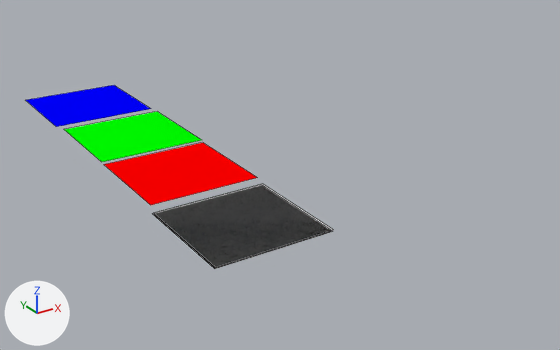
A saved change to the Blender file CircleStim/blackwhite.blend.
The view is the same before and after, from a camera (50 mm lens) standing at (-12.94, -18.89, 7.43) and looking at (-2.19, -2.43, -1.13). Lighting does not change. The marker at lower left points along +X, +Y and +Z. Mesh edges are drawn as thin lines.

Objects in the first picture: 'black', 'blue', 'green', 'red', 'white'.
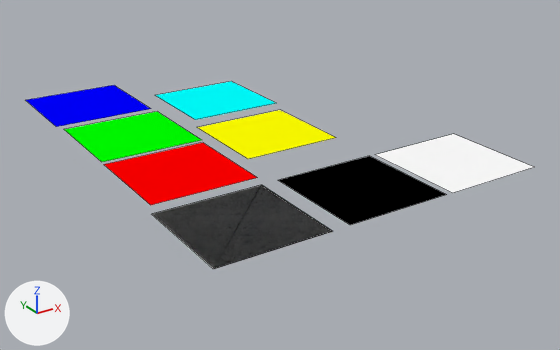
Edits to the bpy script that builds the scene:
```text
Add mat_material_008:
    mat_material_008 = diffuse_material('Material.008')
    mat_material_008.base_color = (1.0, 1.0, 1.0)  # white #ffffff
Add mat_material_007:
    mat_material_007 = diffuse_material('Material.007')
    mat_material_007.base_color = (0.0, 0.0, 0.0)  # black #000000
Add mat_material_006:
    mat_material_006 = diffuse_material('Material.006')
    mat_material_006.base_color = (0.0, 1.0, 1.0)  # cyan #00ffff
Add mat_material_005:
    mat_material_005 = diffuse_material('Material.005')
    mat_material_005.base_color = (1.0, 1.0, 0.0)  # yellow #ffff00
Add me_plane_008:
    me_plane_008.from_pydata([(1.0, -1.0, 0.0), (-1.0, -1.0, 0.0), (1.0, 1.0, 0.0), (-1.0, 1.0, 0.0)], [], [(1, 0, 2, 3)])
    me_plane_008.materials.append(mat_material_008)  # white #ffffff
Add me_plane_007:
    me_plane_007.from_pydata([(1.0, -1.0, 0.0), (-1.0, -1.0, 0.0), (1.0, 1.0, 0.0), (-1.0, 1.0, 0.0)], [], [(1, 0, 2, 3)])
    me_plane_007.materials.append(mat_material_007)  # black #000000
Add me_plane_006:
    me_plane_006.from_pydata([(1.0, -1.0, 0.0), (-1.0, -1.0, 0.0), (1.0, 1.0, 0.0), (-1.0, 1.0, 0.0)], [], [(1, 0, 2, 3)])
    me_plane_006.materials.append(mat_material_006)  # cyan #00ffff
Add me_plane_005:
    me_plane_005.from_pydata([(1.0, -1.0, 0.0), (-1.0, -1.0, 0.0), (1.0, 1.0, 0.0), (-1.0, 1.0, 0.0)], [], [(1, 0, 2, 3)])
    me_plane_005.materials.append(mat_material_005)  # yellow #ffff00
Change ob_white:
    ob_white.location: (-5.61, -6.21, 0.0) -> (-5.69, -6.24, 0.0)
Add ob_white_001:
    ob_white_001 = bpy.data.objects.new('white.001', me_plane_008)
    ob_white_001.location = (0.49, -6.24, 0.0)
    ob_white_001.scale = (1.38, 1.38, 1.38)
Add ob_black_001:
    ob_black_001 = bpy.data.objects.new('black.001', me_plane_007)
    ob_black_001.location = (-2.44, -6.22, 0.0)
    ob_black_001.scale = (1.38, 1.38, 1.38)
Add ob_cyan:
    ob_cyan = bpy.data.objects.new('cyan', me_plane_006)
    ob_cyan.location = (-2.1, 1.38, 0.0)
    ob_cyan.scale = (1.38, 1.38, 1.38)
Add ob_yellow:
    ob_yellow = bpy.data.objects.new('yellow', me_plane_005)
    ob_yellow.location = (-2.35, -1.96, 0.0)
    ob_yellow.scale = (1.38, 1.38, 1.38)
```

Location of each change, (x1, y1, x2, y2) in pixels of the pictures (560 x 350 px):
'white', moved: before (154, 184, 333, 267); after (152, 185, 332, 269)
'black.001', added (black): after (278, 156, 447, 225)
'white.001', added: after (376, 134, 534, 193)
'yellow', added (yellow): after (197, 110, 336, 159)
'cyan', added (cyan): after (155, 81, 276, 120)
